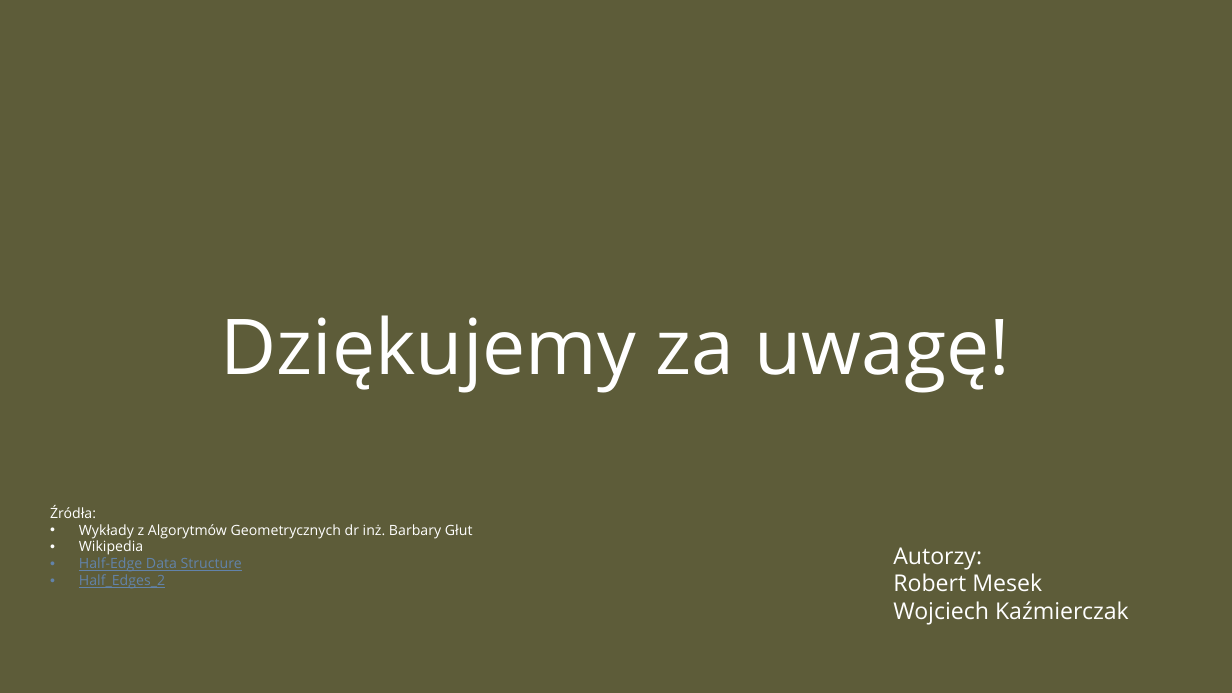
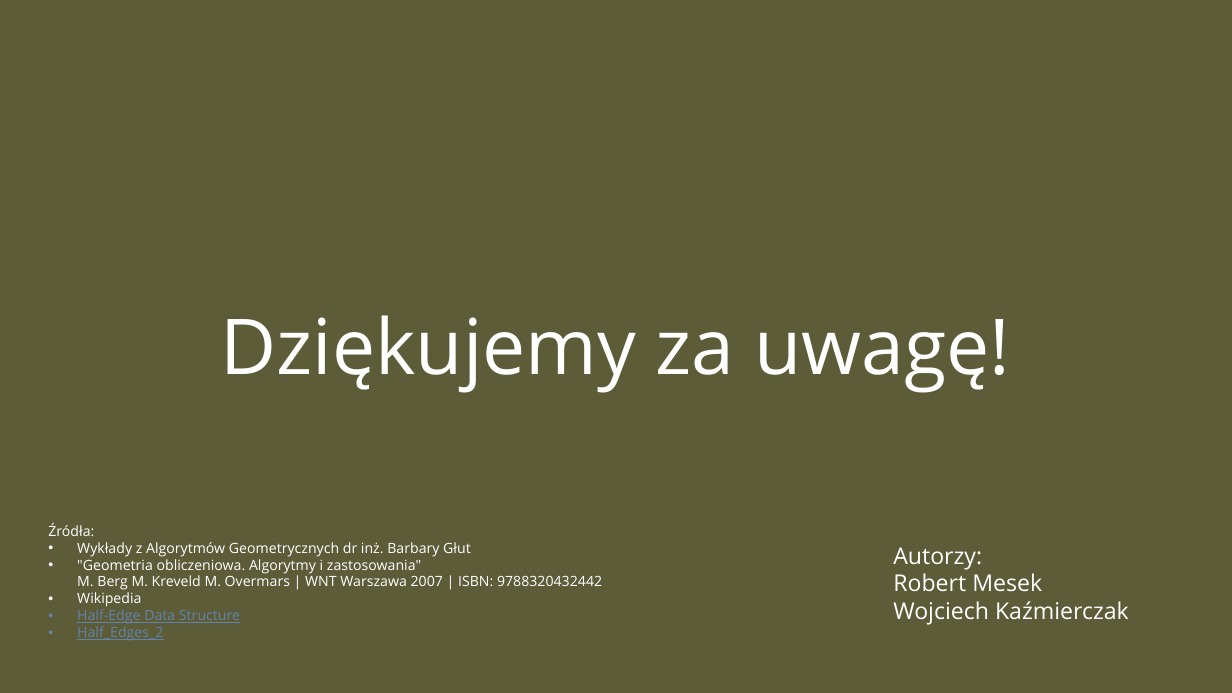
Before and after one commit to rmesek/alg-geo-proj, a slide deck: slide 32 of data/prezentacja/Triangulacja_wielokata_prostego.pptx. Drawn at 1232x693 pixels with LibreOffice and Linux fonts; fonts in the diff are those of the drawing; background and template pictures are left out; a plain dark background stands for a picture behind light text. Boxes give left, top, right and bottom in pixels: in the first picture for what was removed or moved away, otherwise in the second. Text is boxed around its words. In the diff, an @@ line names an element or a change of style, - is before the commit and + after.

```diff
--- a/data/prezentacja/Triangulacja_wielokata_prostego.pptx
+++ b/data/prezentacja/Triangulacja_wielokata_prostego.pptx
@@ text "Źródła:": place and size @@
-text "Źródła:" at [50, 505, 473, 589]
+text "Źródła:" at [48, 523, 602, 640]
@@ text at [77, 556, 602, 590]: paragraph added @@
+• "Geometria obliczeniowa. Algorytmy i zastosowania"
+  M. Berg M. Kreveld M. Overmars | WNT Warszawa 2007 | ISBN: 9788320432442
```
Also in this commit, not shown: 3 other slides changed, 2 other files.
